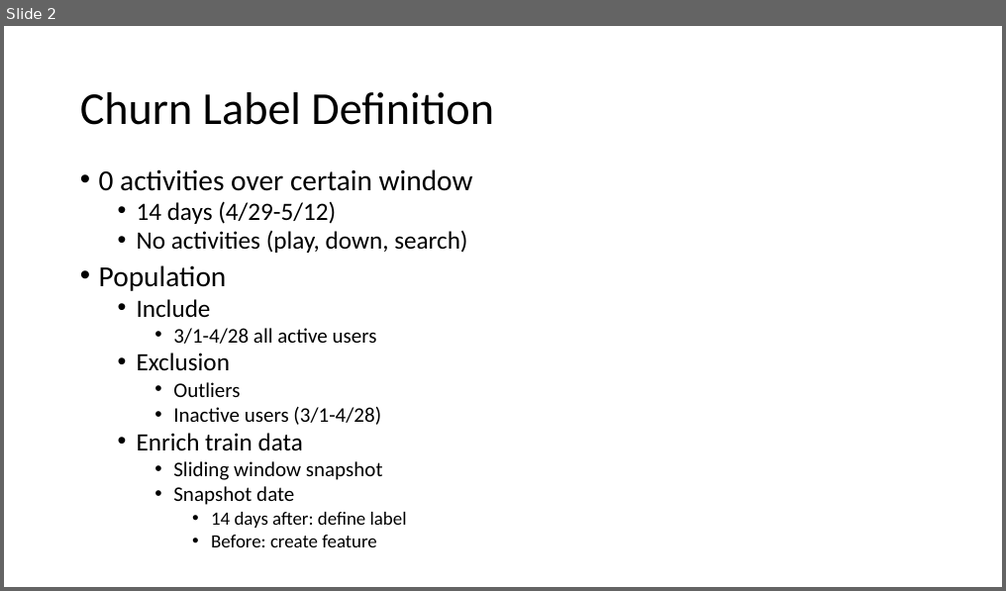
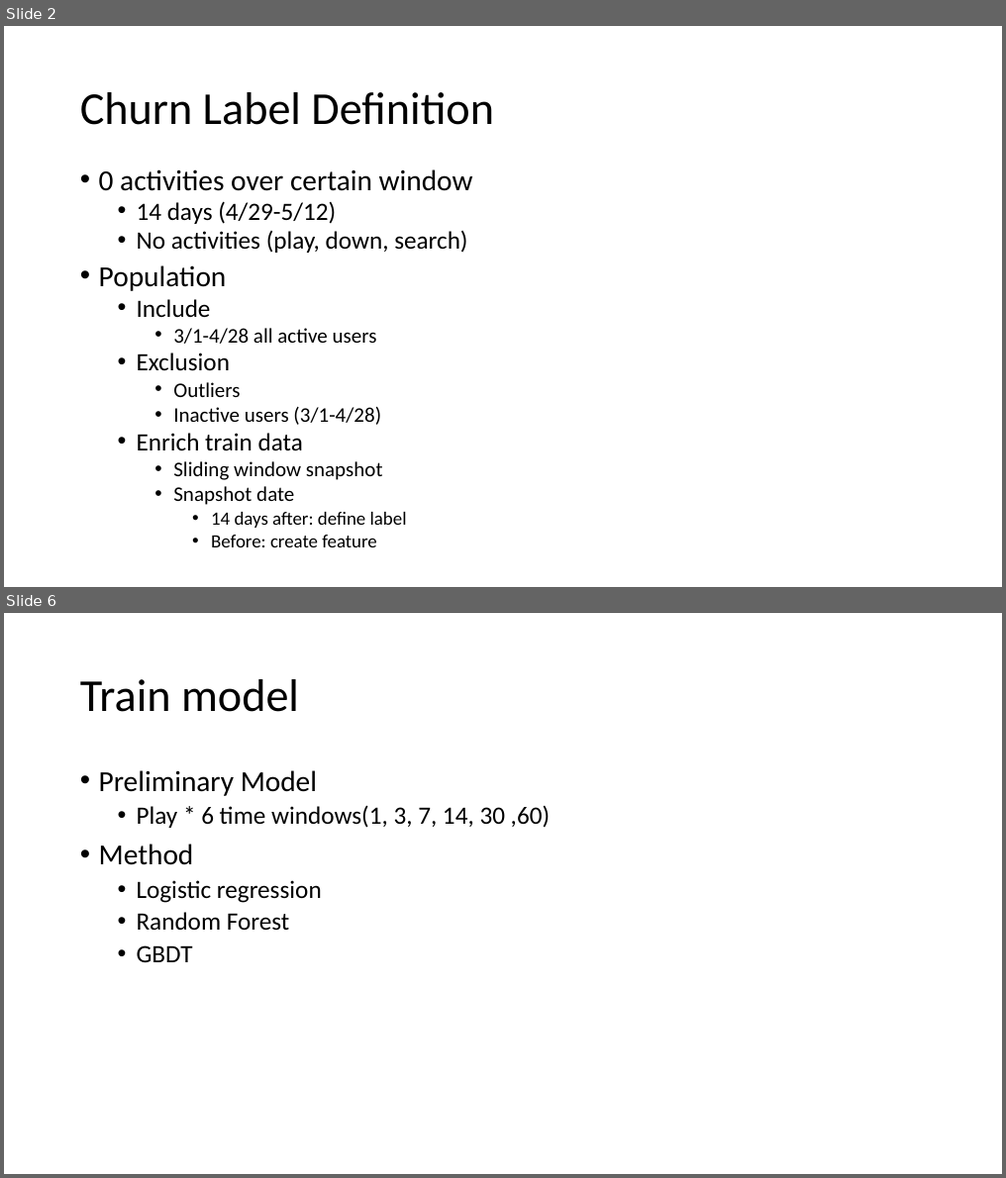
Before and after one commit to johnnyds/music_box, a slide deck: project_plan.pptx. Shown one above the other, each under a label of ours: slide 2 before the commit, slides 2 and 6 after it; the slides between them are not shown. The pictures are 1006x591 and 1006x1178 pixels, drawn with LibreOffice and Linux fonts; fonts in the diff are those of the drawing. Boxes give left, top, right and bottom in pixels: in the first picture for what was removed or moved away, otherwise in the second. Text is boxed around its words. In the diff, an @@ line names an element or a change of style, - is before the commit and + after.

```diff
--- a/project_plan.pptx
+++ b/project_plan.pptx
@@ slide 6 added at [4,613,1002,1174], background #FFFFFF @@
@@ title added at [80,679,299,712], 44 pt, text #000000 @@
+Train model
@@ text added at [99,770,549,962], 24 pt, text #000000 @@
+• Preliminary Model
+  • Play * 6 time windows(1, 3, 7, 14, 30 ,60)
+• Method
+  • Logistic regression
+  • Random Forest
+  • GBDT
```
Also in this commit, not shown: 1 slide changed, 2 other slides added, 1 other file.
